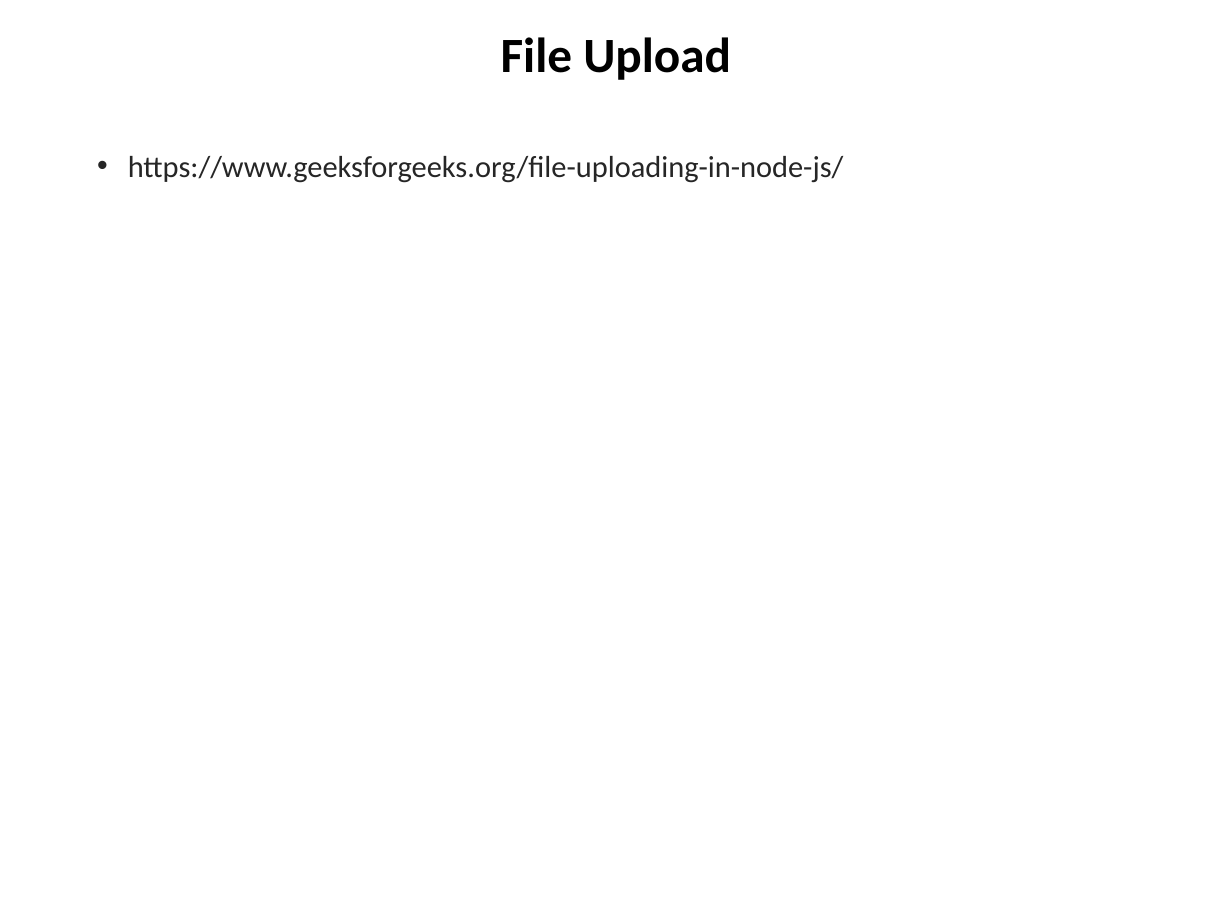
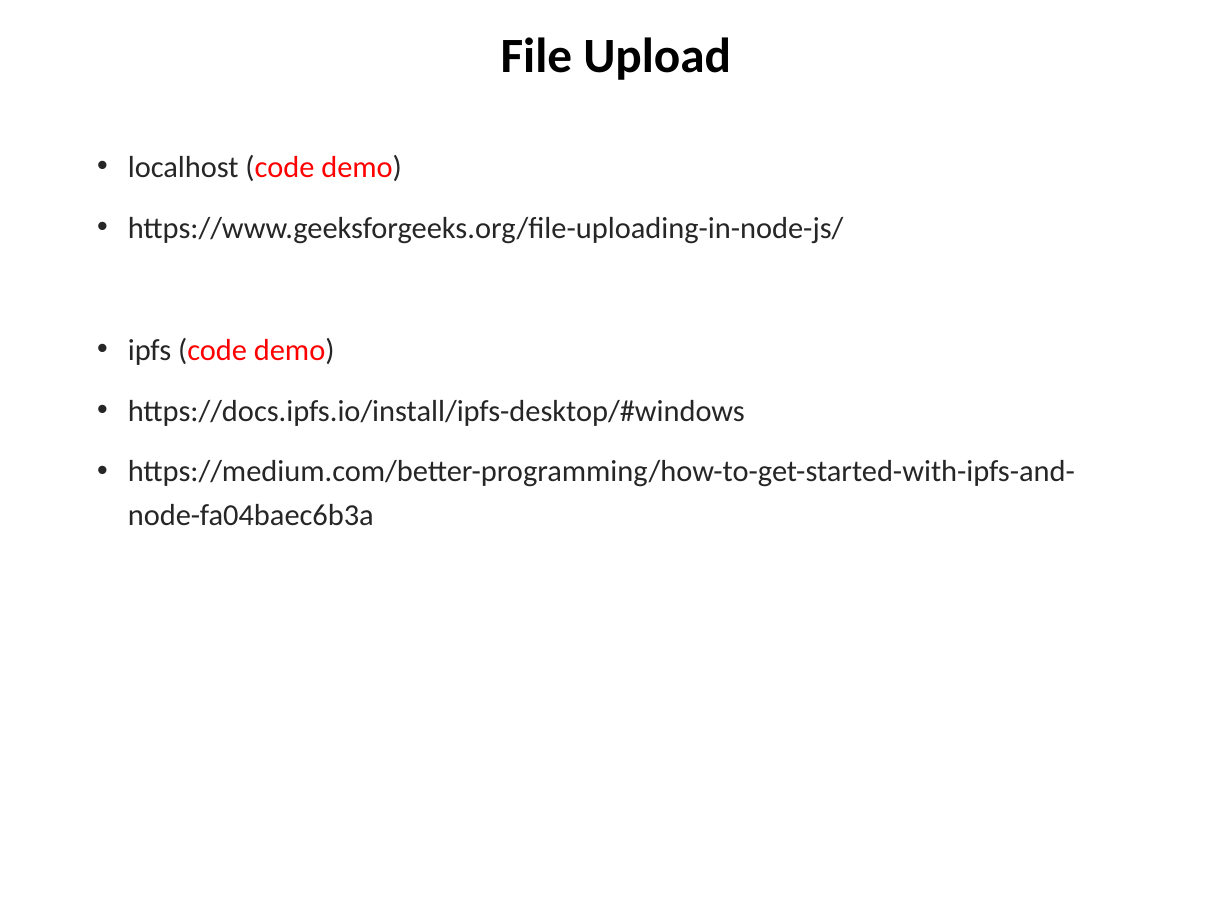
Before and after one commit to chuacw/SGUS-Slides, a slide deck: slide 14 of BCI - Day11 - Node-Express 2.pptx (slide 13 before the commit). Drawn at 1232x924 pixels with LibreOffice and Linux fonts; fonts in the diff are those of the drawing. Boxes give left, top, right and bottom in pixels: in the first picture for what was removed or moved away, otherwise in the second. Text is boxed around its words. In the diff, an @@ line names an element or a change of style, - is before the commit and + after.

```diff
--- a/BCI - Day11 - Node-Express 2.pptx
+++ b/BCI - Day11 - Node-Express 2.pptx
@@ text at (x1=128, y1=155, x2=402, y2=181): paragraph added @@
+• localhost (code demo)
@@ text at (x1=128, y1=338, x2=1075, y2=526): paragraphs added @@
+• ipfs (code demo)
+• https://docs.ipfs.io/install/ipfs-desktop/#windows
+• https://medium.com/better-programming/how-to-get-started-with-ipfs-and-node-fa04baec6b3a
```
Also in this commit, not shown: 2 other slides changed, 1 slide added, 1 other file.
